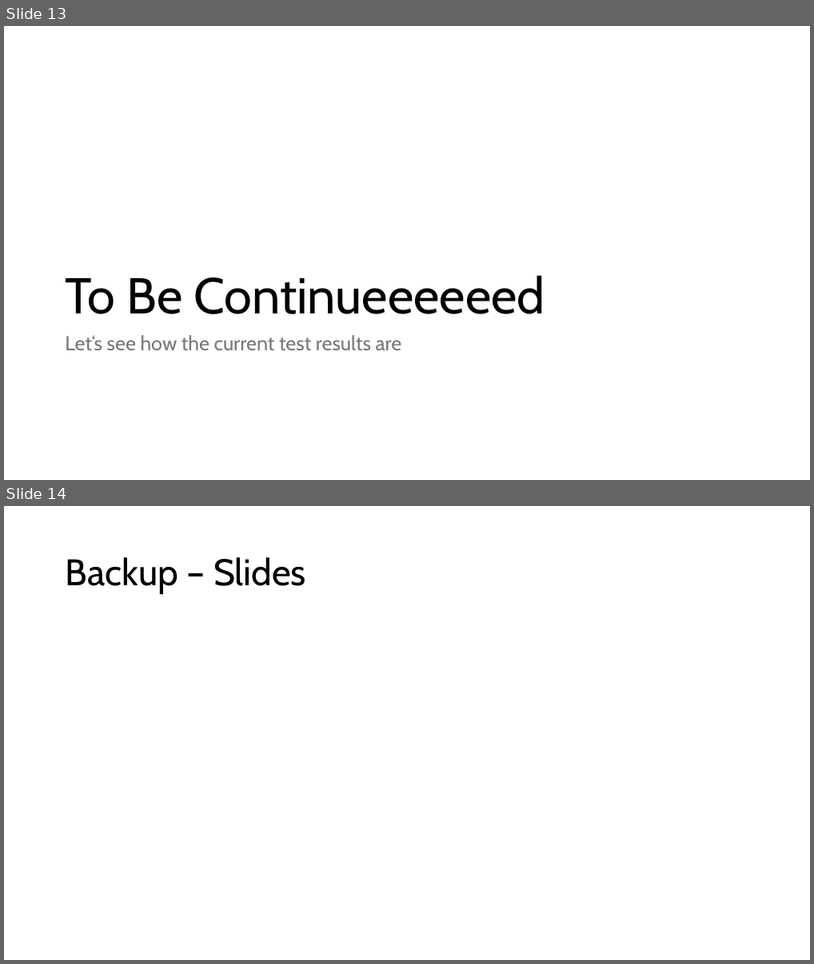
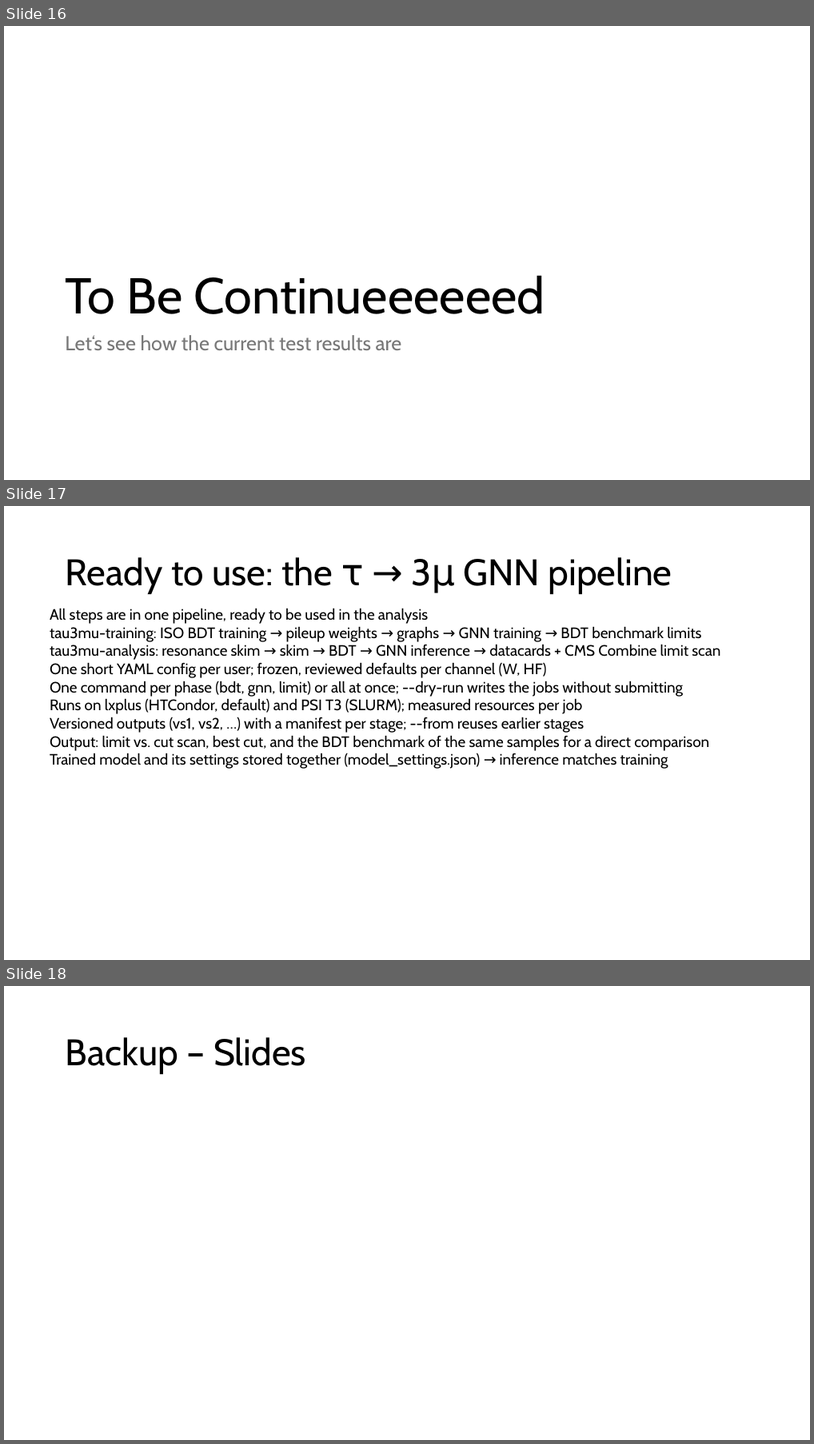
Before and after one commit to KaitoFuss/Tau3Mu_GNN, a slide deck: Tau3Mu_2nd_Presentation.pptx. Shown one above the other, each under a label of ours: slides 13 and 14 before the commit, slides 16, 17 and 18 after it. The pictures are 814x964 and 814x1444 pixels, drawn with LibreOffice and Linux fonts; fonts in the diff are those of the drawing. Boxes give left, top, right and bottom in pixels: in the first picture for what was removed or moved away, otherwise in the second. Text is boxed around its words. In the diff, an @@ line names an element or a change of style, - is before the commit and + after.

```diff
--- a/Tau3Mu_2nd_Presentation.pptx
+++ b/Tau3Mu_2nd_Presentation.pptx
@@ slide 17 added at [4, 506, 810, 960], background #FFFFFF @@
@@ title added at [66, 557, 673, 594], 44 pt, text #000000 @@
+Ready to use: the τ → 3μ GNN pipeline
@@ text added at [50, 608, 721, 768], 18 pt, text #000000 @@
+All steps are in one pipeline, ready to be used in the analysis
+tau3mu-training: ISO BDT training → pileup weights → graphs → GNN training → BDT benchmark limits
+tau3mu-analysis: resonance skim → skim → BDT → GNN inference → datacards + CMS Combine limit scan
+One short YAML config per user; frozen, reviewed defaults per channel (W, HF)
+One command per phase (bdt, gnn, limit) or all at once; --dry-run writes the jobs without submitting
+Runs on lxplus (HTCondor, default) and PSI T3 (SLURM); measured resources per job
+Versioned outputs (vs1, vs2, …) with a manifest per stage; --from reuses earlier stages
+Output: limit vs. cut scan, best cut, and the BDT benchmark of the same samples for a direct comparison
+Trained model and its settings stored together (model_settings.json) → inference matches training
@@ what was slide 13 is now slide 16 @@
@@ what was slide 14 is now slide 18 @@
```
Also in this commit, not shown: 7 slides changed, 3 other slides added.
